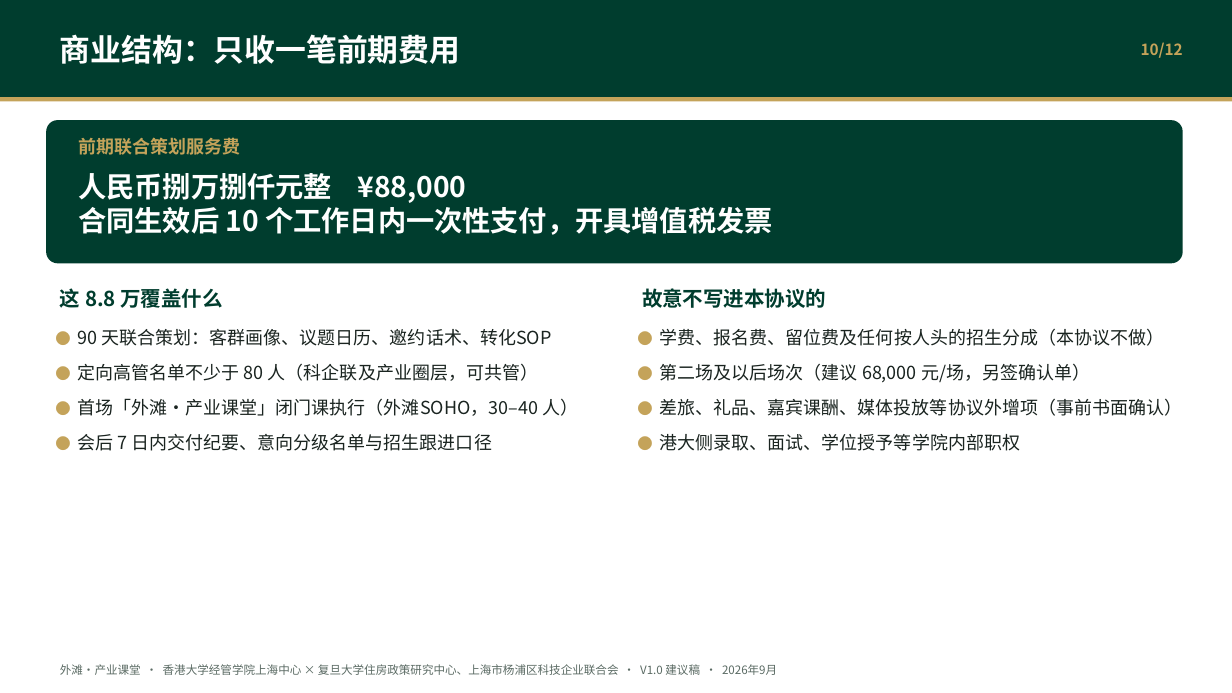
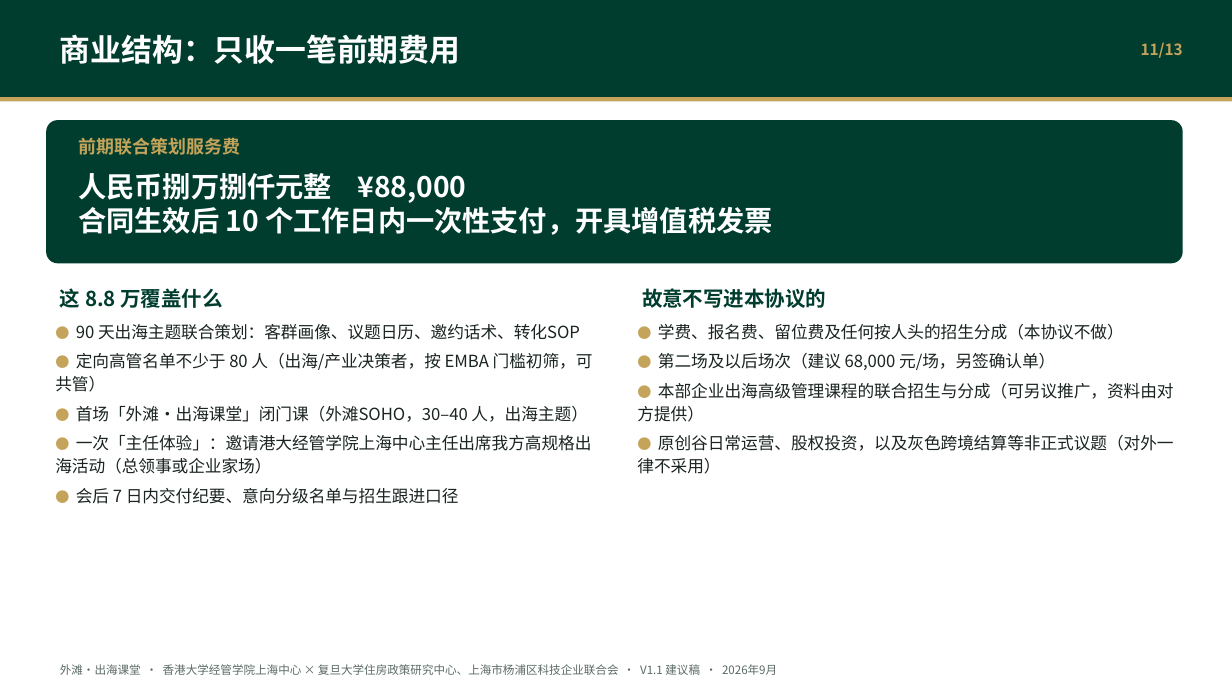
Before and after one commit to hujigang2010-maker/AIDEN, a slide deck: slide 11 of output/港大经管上海中心_外滩产业课堂_联合策划方案.pptx (slide 10 before the commit). Drawn at 1232x693 pixels with LibreOffice and Linux fonts; fonts in the diff are those of the drawing. Boxes give left, top, right and bottom in pixels: in the first picture for what was removed or moved away, otherwise in the second. Text is boxed around its words. In the diff, an @@ line names an element or a change of style, - is before the commit and + after.

```diff
--- a/output/港大经管上海中心_外滩产业课堂_联合策划方案.pptx
+++ b/output/港大经管上海中心_外滩产业课堂_联合策划方案.pptx
@@ text at <box>1141,42,1183,58</box>: text changed @@
-10/12
+11/13
@@ text at <box>55,324,593,474</box>: text changed; size 14 to 13 pt @@
-● 90 天联合策划：客群画像、议题日历、邀约话术、转化SOP
-● 定向高管名单不少于 80 人（科企联及产业圈层，可共管）
-● 首场「外滩·产业课堂」闭门课执行（外滩SOHO，30–40 人）
+● 90 天出海主题联合策划：客群画像、议题日历、邀约话术、转化SOP
+● 定向高管名单不少于 80 人（出海/产业决策者，按 EMBA 门槛初筛，可共管）
+● 首场「外滩·出海课堂」闭门课（外滩SOHO，30–40 人，出海主题）
+● 一次「主任体验」：邀请港大经管学院上海中心主任出席我方高规格出海活动（总领事或企业家场）
@@ text at <box>658,324,1124,370</box>: size 12 to 11 pt in "●", "●"; size 14 to 13 pt in "学费、报名费、留位费及任何按人头的招生分成（本协议不做）", "第二场及以后场次（建议 68,000 元/场，另签确认单）"; less space between paragraphs @@
@@ text at <box>637,383,1174,474</box>: text changed; size 14 to 13 pt @@
-● 差旅、礼品、嘉宾课酬、媒体投放等协议外增项（事前书面确认）
-● 港大侧录取、面试、学位授予等学院内部职权
+● 本部企业出海高级管理课程的联合招生与分成（可另议推广，资料由对方提供）
+● 原创谷日常运营、股权投资，以及灰色跨境结算等非正式议题（对外一律不采用）
@@ text at <box>76,488,459,504</box>: size 12 to 11 pt in "●"; size 14 to 13 pt in "会后 7 日内交付纪要、意向分级名单与招生跟进口径"; less space between paragraphs @@
@@ text at <box>60,664,777,675</box>: text changed @@
-外滩·产业课堂 · 香港大学经管学院上海中心 × 复旦大学住房政策研究中心、上海市杨浦区科技企业联合会 · V1.0 建议稿 · 2026年9月
+外滩·出海课堂 · 香港大学经管学院上海中心 × 复旦大学住房政策研究中心、上海市杨浦区科技企业联合会 · V1.1 建议稿 · 2026年9月
```
Also in this commit, not shown: 8 other slides changed, 4 slides added, 3 slides removed, 14 other files.
